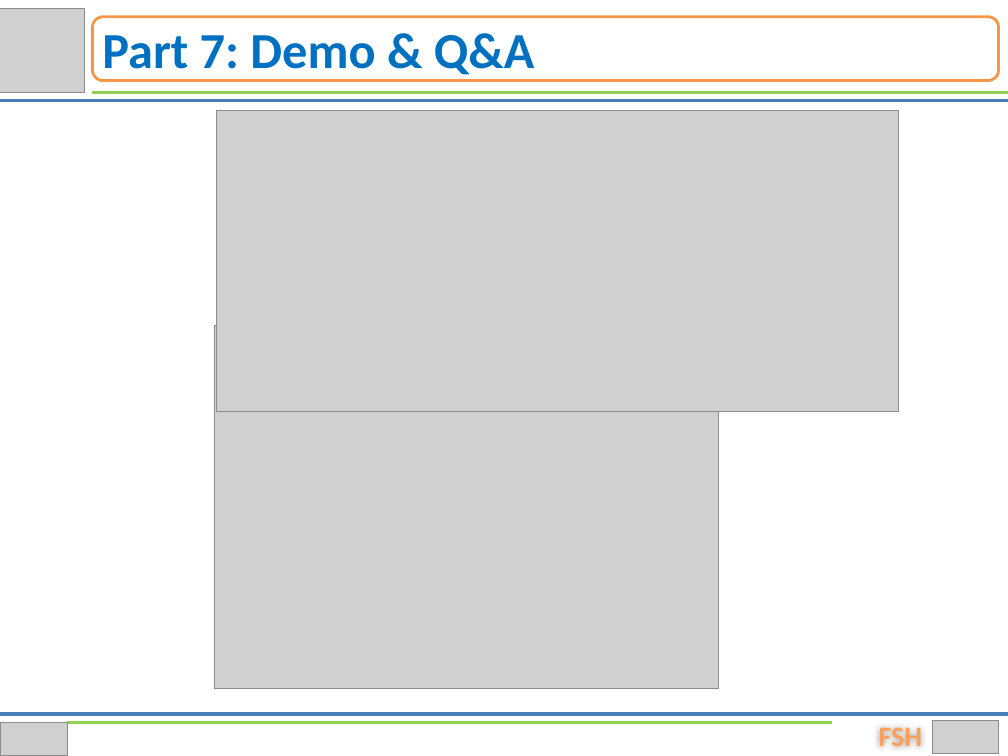
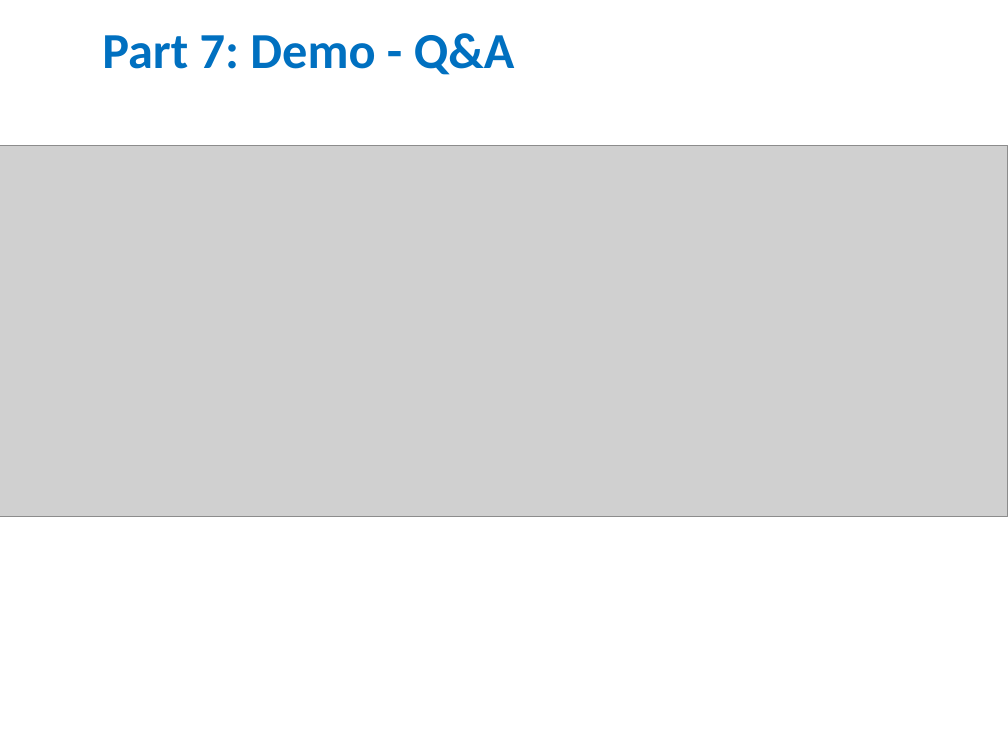
Before and after one commit to hungqcao/Rental-House-Finding, a slide deck: slide 36 of Document/Documentation/Final Document & Report/RHF_Presentation.pptx. Drawn at 1008x756 pixels with LibreOffice and Linux fonts; fonts in the diff are those of the drawing; grey boxes stand for pictures; background and template pictures are left out. Boxes give left, top, right and bottom in pixels: in the first picture for what was removed or moved away, otherwise in the second. Text is boxed around its words. In the diff, an @@ line names an element or a change of style, - is before the commit and + after.

```diff
--- a/Document/Documentation/Final Document & Report/RHF_Presentation.pptx
+++ b/Document/Documentation/Final Document & Report/RHF_Presentation.pptx
@@ picture removed at <box>0,8,85,93</box> @@
@@ rounded rectangle removed at <box>93,17,999,81</box> @@
@@ text at <box>102,33,515,75</box>: text changed @@
-Part 7: Demo & Q&A
+Part 7: Demo - Q&A
@@ line removed from (0, 101) to (1008, 101) @@
@@ line removed from (93, 93) to (1008, 93) @@
@@ picture removed at <box>217,110,899,411</box> @@
@@ picture added at <box>0,145,1008,516</box> @@
@@ picture removed at <box>215,326,719,688</box> @@
@@ line removed from (0, 714) to (1008, 714) @@
@@ picture removed at <box>0,723,68,756</box> @@
@@ line removed from (68, 723) to (832, 723) @@
@@ text removed at <box>879,728,922,746</box> @@
-FSH
@@ picture removed at <box>932,721,999,754</box> @@
```
Also in this commit, not shown: 24 other slides changed, 12 slides added, 12 slides removed, 1 other file.
